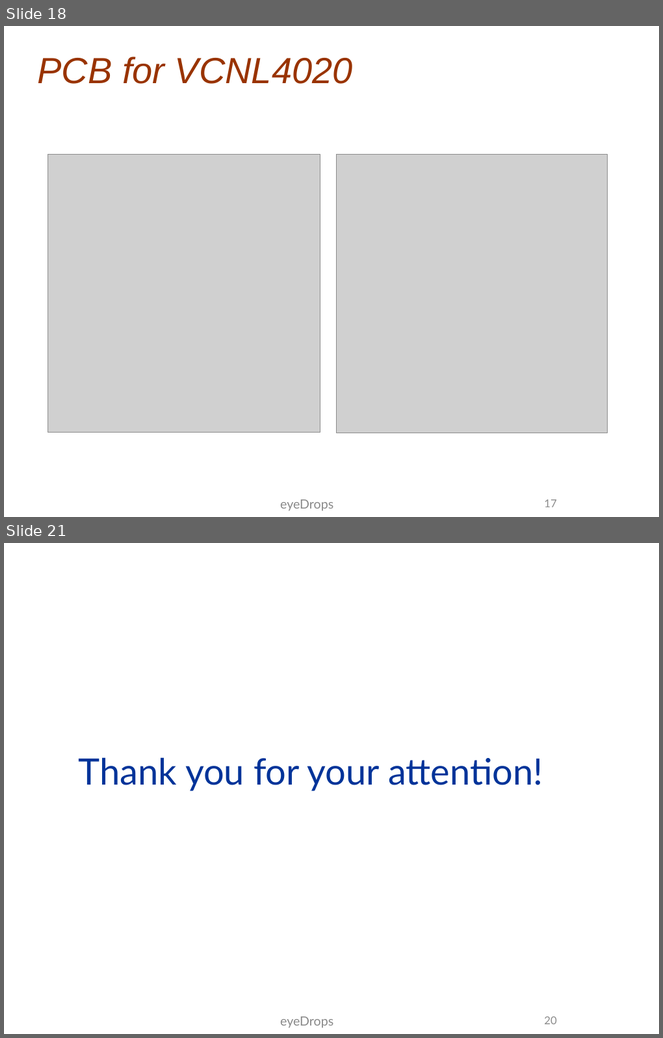
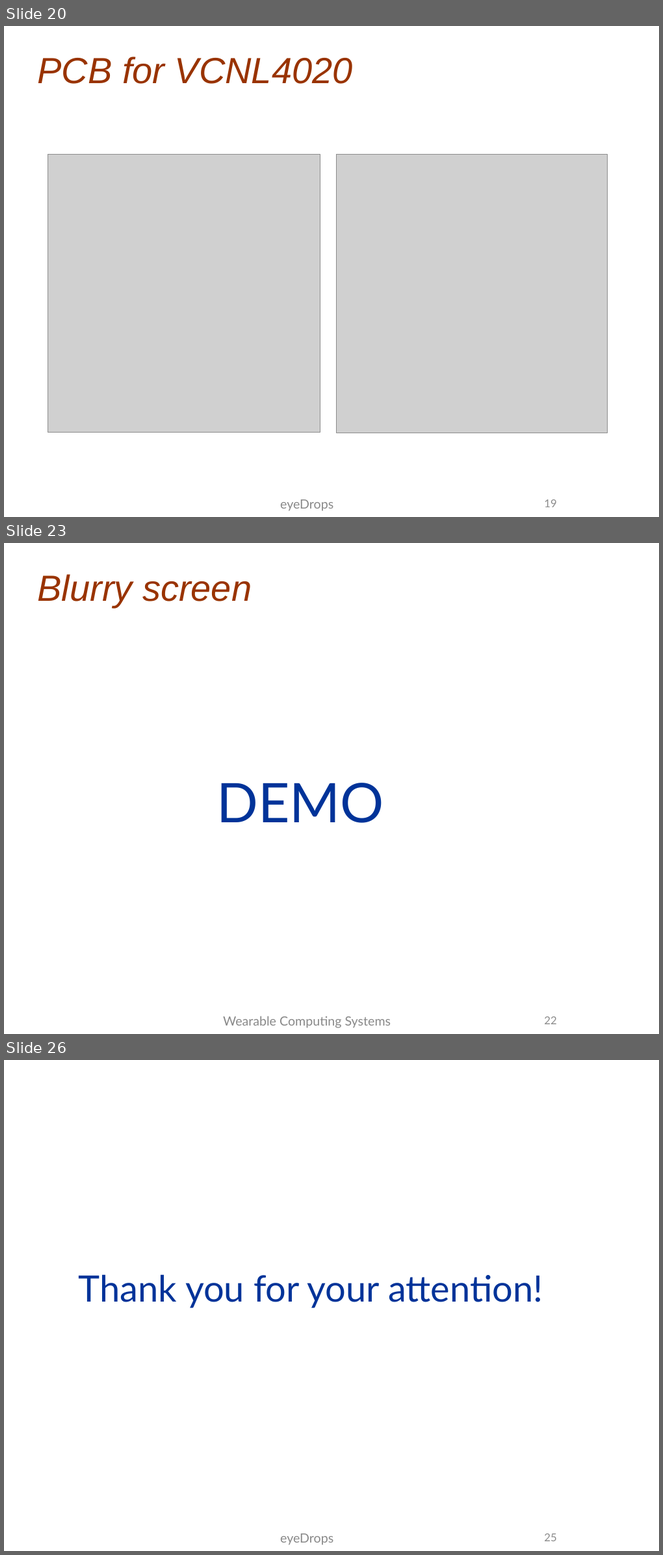
Before and after one commit to benthie/wearables-praktikum, a slide deck: documents/midterm presentation/Midterm Presentation.pptx. Shown one above the other, each under a label of ours: slides 18 and 21 before the commit, slides 20, 23 and 26 after it; the slides between them are not shown. The pictures are 663x1038 and 663x1555 pixels, drawn with LibreOffice and Linux fonts; fonts in the diff are those of the drawing; grey boxes stand for pictures; background and template pictures are left out. Boxes give left, top, right and bottom in pixels: in the first picture for what was removed or moved away, otherwise in the second. Text is boxed around its words. In the diff, an @@ line names an element or a change of style, - is before the commit and + after.

```diff
--- a/documents/midterm presentation/Midterm Presentation.pptx
+++ b/documents/midterm presentation/Midterm Presentation.pptx
@@ slide 23 added at (4, 543, 659, 1034), background picture (left out) @@
@@ title added at (38, 574, 252, 607), 40 pt, text #993300, italic @@
+Blurry screen
@@ text added at (217, 783, 384, 823), 60 pt, text #003399 @@
+DEMO
@@ text added at (223, 1016, 391, 1029), 14 pt, text #898989 @@
+Wearable Computing Systems
@@ page number added at (544, 1017, 556, 1025), 12 pt, text #8C8C8C @@
+22
@@ what was slide 18 is now slide 20 @@
@@ page number at (544, 500, 556, 508): text changed @@
-17
+19
@@ what was slide 21 is now slide 26 @@
@@ page number at (544, 1534, 556, 1542): text changed @@
-20
+25
```
Also in this commit, not shown: 3 slides changed, 6 other slides added, 1 slide removed.
